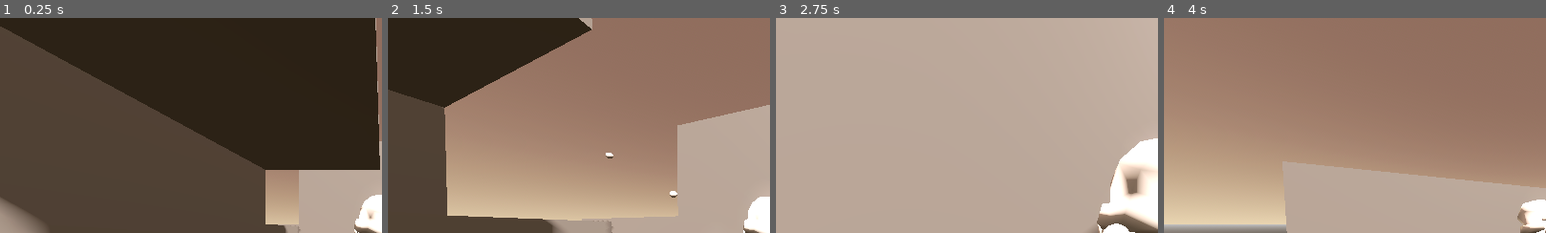
Above: before the commit, frames 1-4 (left to right).
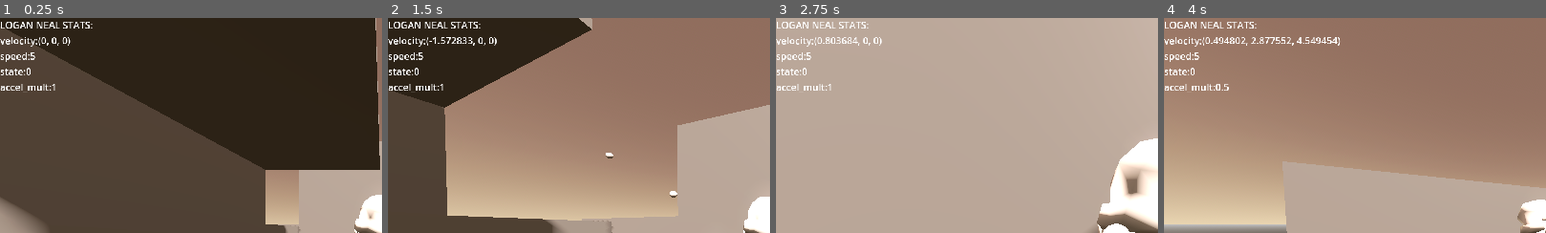
Above: after the commit, the same moments.

Repository: imawormeater/sorakaiquest
Game: Godot game, scene res://scenes/app.tscn
Same seed, same stepped clock (60 frames per second), same inputs: the game is played once before the commit and once after it.
Inputs (mouse positions are % of the whole screen's width and height, from its top left):
- Up to frame 1 (0.25 s): no input
- Up to frame 2 (1.5 s): move the mouse to (55, 50) at 0.52 s; hold W (movement_up) from 0.53 s (still down); tap Mouse wheel down (mw_down) at 0.6 s; tap Space (movement_jump) at 0.77 s; move the mouse to (45, 50) at 1.27 s; tap Mouse wheel up (mw_up) at 1.35 s
- Up to frame 3 (2.75 s): keep holding W (movement_up); tap Space (movement_jump) at 1.52 s; move the mouse to (52, 48) at 2.02 s; tap Mouse wheel down (mw_down) at 2.1 s
- Up to frame 4 (4 s): keep holding W (movement_up); move the mouse to (49, 52) at 2.77 s; tap Mouse wheel up (mw_up) at 2.85 s; tap Space (movement_jump) at 3.02, 3.77 s; move the mouse to (57, 51) at 3.52 s; tap Mouse wheel down (mw_down) at 3.6 s
The pictures show only the part of the screen within x 0-50%, y 0-50%; the shares and areas given below are measured in that part.

The runs differ from the first frame. In frame 1, 1.1% of the frame differs, in the area x 0-25%, y 1-35%; in frame 2, 1.2%; in frame 3, 1.1%; in frame 4, 1.5%, in the area x 0-47%, y 1-34%.

Commit message:
fixed

Diff:
--- a/scenes/player_sorakai.tscn
+++ b/scenes/player_sorakai.tscn
@@ -21,8 +21,6 @@
 material = SubResource("StandardMaterial3D_cwdjj")
 radius = 0.4
 height = 1.5
-
-[sub_resource type="PrismMesh" id="PrismMesh_s7bxo"]
 
 [sub_resource type="Animation" id="Animation_q11hw"]
 resource_name = "Idle"
@@ -462,3 +460,11 @@
 visibility_aabb = AABB(-0.203111, -0.0686203, -0.180086, 0.406222, 0.137241, 0.360171)
 process_material = SubResource("ParticleProcessMaterial_12an1")
 draw_pass_1 = SubResource("SphereMesh_h8alc")
+
+[node name="CanvasLayer" type="CanvasLayer" parent="."]
+
+[node name="Label" type="Label" parent="CanvasLayer" node_paths=PackedStringArray("logan")]
+offset_right = 342.0
+offset_bottom = 165.0
+script = ExtResource("4_uvf24")
+logan = NodePath("../..")
Not shown: 1 places in scenes/player_sorakai.tscn that only renumber resources
